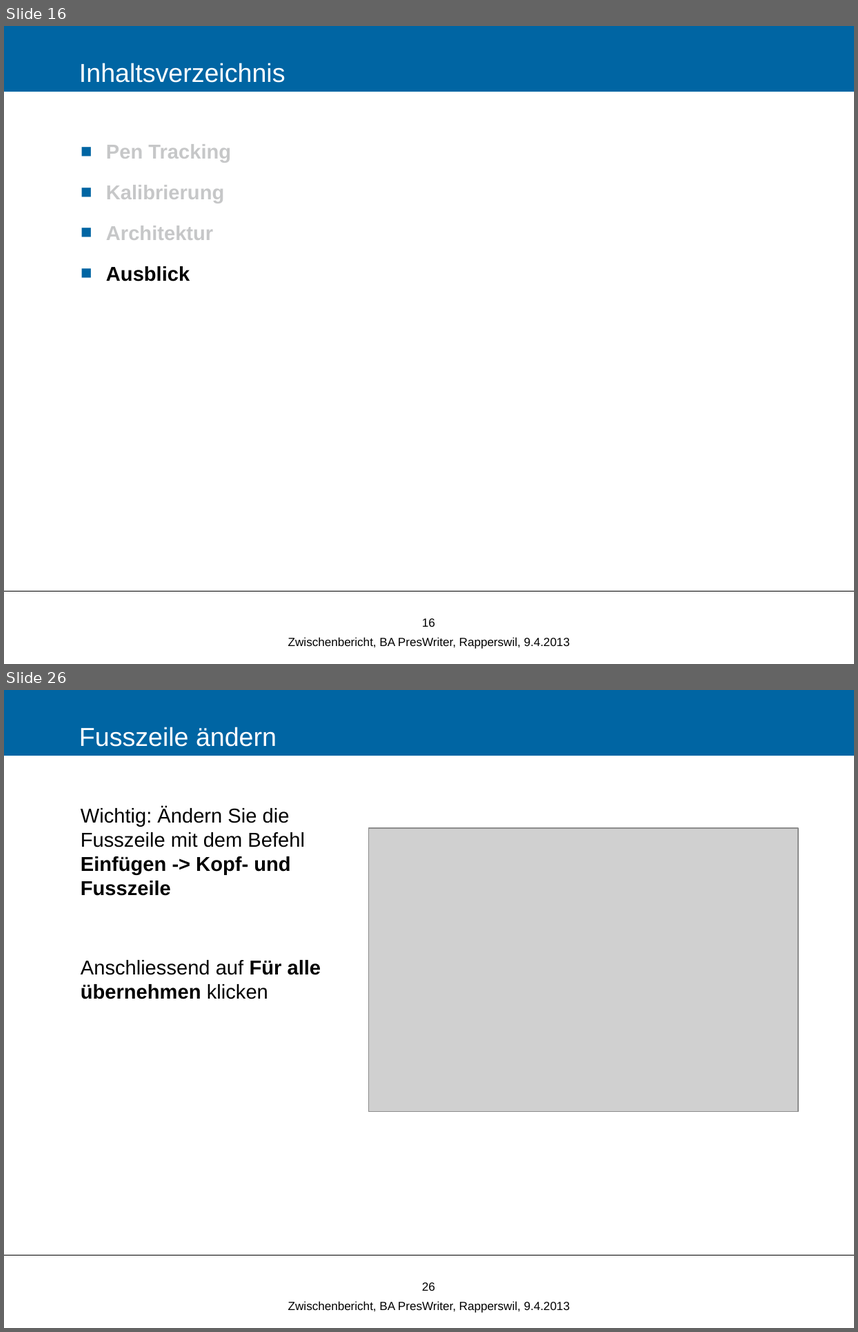
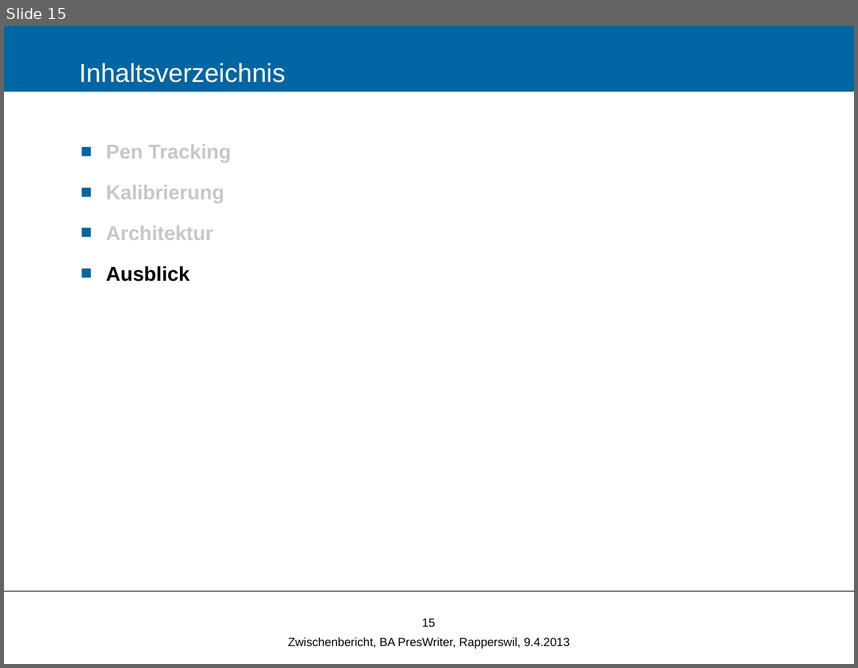
Before and after one commit to Zyklop/Magic-Whiteboard, a slide deck: Doc/Zwischenbericht.pptx. Shown one above the other, each under a label of ours: slides 16 and 26 before the commit, slide 15 after it; the slides between them are not shown. The pictures are 858x1332 and 858x668 pixels, drawn with LibreOffice and Linux fonts; fonts in the diff are those of the drawing; grey boxes stand for pictures; background and template pictures are left out. Boxes give left, top, right and bottom in pixels: in the first picture for what was removed or moved away, otherwise in the second. Text is boxed around its words. In the diff, an @@ line names an element or a change of style, - is before the commit and + after.

```diff
--- a/Doc/Zwischenbericht.pptx
+++ b/Doc/Zwischenbericht.pptx
@@ slide 26 removed at (4, 690, 854, 1328), background #FFFFFF; not listed: 1 template element that a slide beside it also shows @@
@@ title removed at (4, 690, 854, 756) @@
-Fusszeile ändern
@@ text removed at (81, 807, 321, 999) @@
-Wichtig: Ändern Sie die Fusszeile mit dem Befehl Einfügen -> Kopf- und Fusszeile
-Anschliessend auf Für alle übernehmen klicken
@@ picture removed at (369, 828, 798, 1111) @@
@@ page number removed at (422, 1282, 435, 1290) @@
-26
@@ text removed at (288, 1301, 570, 1312) @@
-Zwischenbericht, BA PresWriter, Rapperswil, 9.4.2013
@@ what was slide 16 is now slide 15 @@
@@ page number at (422, 618, 435, 626): text changed @@
-16
+15
```
Also in this commit, not shown: 4 slides changed, 7 other slides removed, 3 other files.
